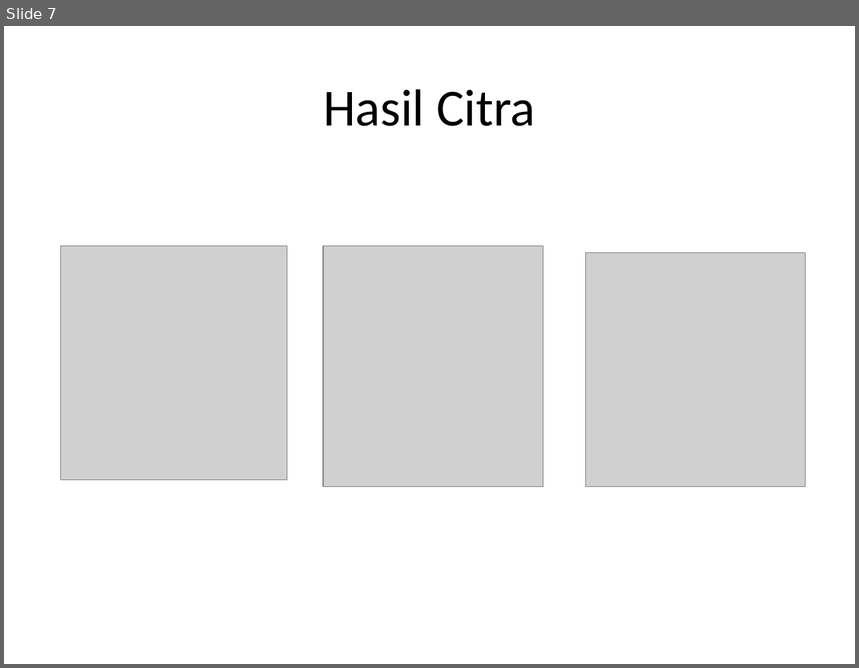
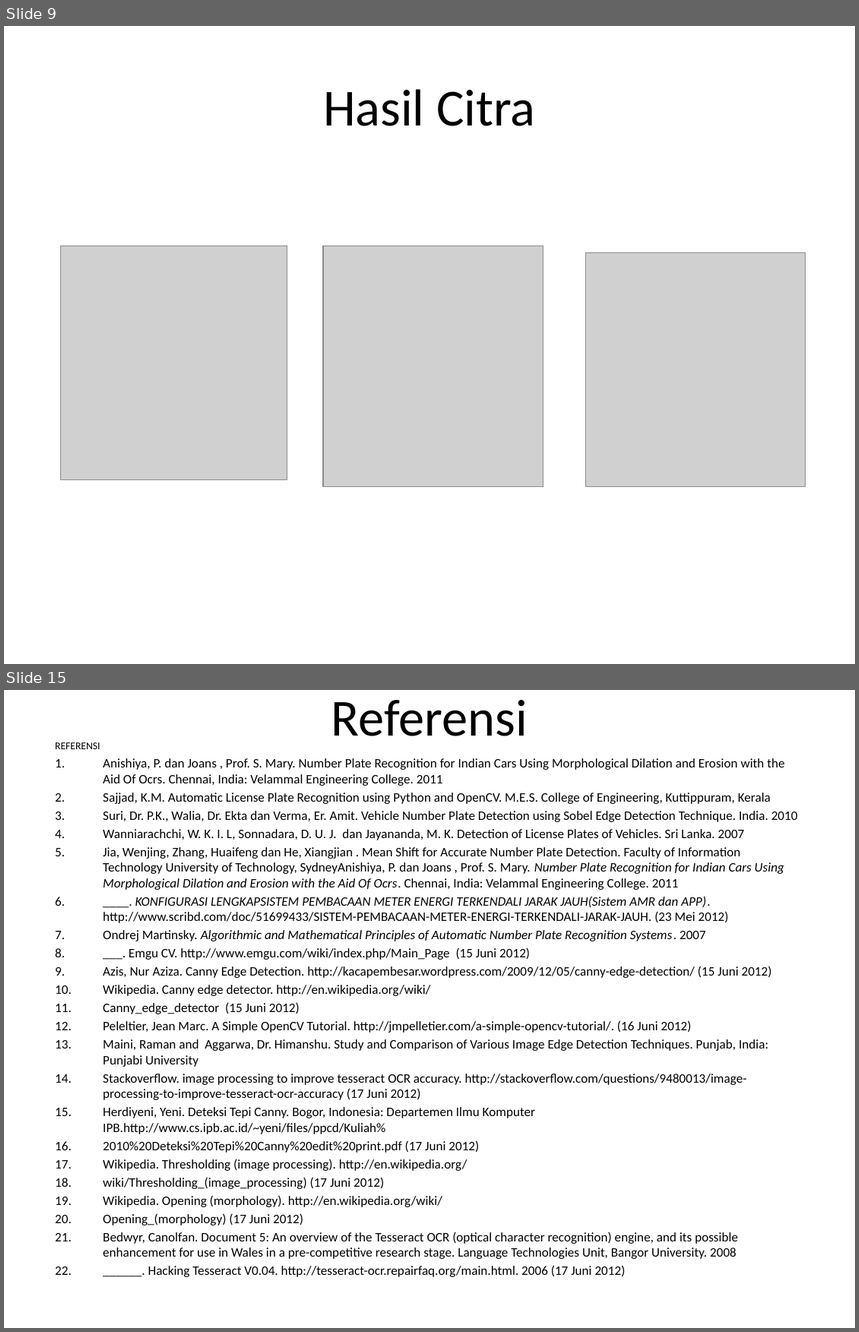
Before and after one commit to tbalci/pln-pcd, a slide deck: presentasi PCD.pptx. Shown one above the other, each under a label of ours: slide 7 before the commit, slides 9 and 15 after it; the slides between them are not shown. The pictures are 859x668 and 859x1332 pixels, drawn with LibreOffice and Linux fonts; fonts in the diff are those of the drawing; grey boxes stand for pictures. Boxes give left, top, right and bottom in pixels: in the first picture for what was removed or moved away, otherwise in the second. Text is boxed around its words. In the diff, an @@ line names an element or a change of style, - is before the commit and + after.

```diff
--- a/presentasi PCD.pptx
+++ b/presentasi PCD.pptx
@@ slide 15 added at (4,690,855,1328), background #FFFFFF @@
@@ text added at (103,700,798,1277), 11 pt, text #000000 @@
+referensi
+1. Anishiya, P. dan Joans , Prof. S. Mary. Number Plate Recognition for Indian Cars Using Morphological Dilation and Erosion with the Aid Of Ocrs. Chennai, India: Velammal Engineering College. 2011
+2. Sajjad, K.M. Automatic License Plate Recognition using Python and OpenCV. M.E.S. College of Engineering, Kuttippuram, Kerala
+3. Suri, Dr. P.K., Walia, Dr. Ekta dan Verma, Er. Amit. Vehicle Number Plate Detection using Sobel Edge Detection Technique. India. 2010
+4. Wanniarachchi, W. K. I. L, Sonnadara, D. U. J. dan Jayananda, M. K. Detection of License Plates of Vehicles. Sri Lanka. 2007
+5. Jia, Wenjing, Zhang, Huaifeng dan He, Xiangjian . Mean Shift for Accurate Number Plate Detection. Faculty of Information Technology University of Technology, SydneyAnishiya, P. dan Joans , Prof. S. Mary. Number Plate Recognition for Indian Cars Using Morphological Dilation and Erosion with the Aid Of Ocrs. Chennai, India: Velammal Engineering College. 2011
+6. ____. KONFIGURASI LENGKAPSISTEM PEMBACAAN METER ENERGI TERKENDALI JARAK JAUH(Sistem AMR dan APP). http://www.scribd.com/doc/51699433/SISTEM-PEMBACAAN-METER-ENERGI-TERKENDALI-JARAK-JAUH. (23 Mei 2012)
+7. Ondrej Martinsky. Algorithmic and Mathematical Principles of Automatic Number Plate Recognition Systems. 2007
+8. ___. Emgu CV. http://www.emgu.com/wiki/index.php/Main_Page (15 Juni 2012)
+9. Azis, Nur Aziza. Canny Edge Detection. http://kacapembesar.wordpress.com/2009/12/05/canny-edge-detection/ (15 Juni 2012)
+10. Wikipedia. Canny edge detector. http://en.wikipedia.org/wiki/
+11. Canny_edge_detector (15 Juni 2012)
+12. Peleltier, Jean Marc. A Simple OpenCV Tutorial. http://jmpelletier.com/a-simple-opencv-tutorial/. (16 Juni 2012)
+13. Maini, Raman and Aggarwa, Dr. Himanshu. Study and Comparison of Various Image Edge Detection Techniques. Punjab, India: Punjabi University
+14. Stackoverflow. image processing to improve tesseract OCR accuracy. http://stackoverflow.com/questions/9480013/image-processing-to-improve-tesseract-ocr-accuracy (17 Juni 2012)
+15. Herdiyeni, Yeni. Deteksi Tepi Canny. Bogor, Indonesia: Departemen Ilmu Komputer IPB.http://www.cs.ipb.ac.id/~yeni/files/ppcd/Kuliah%
+16. 2010%20Deteksi%20Tepi%20Canny%20edit%20print.pdf (17 Juni 2012)
+17. Wikipedia. Thresholding (image processing). http://en.wikipedia.org/
+18. wiki/Thresholding_(image_processing) (17 Juni 2012)
+19. Wikipedia. Opening (morphology). http://en.wikipedia.org/wiki/
+20. Opening_(morphology) (17 Juni 2012)
+21. Bedwyr, Canolfan. Document 5: An overview of the Tesseract OCR (optical character recognition) engine, and its possible enhancement for use in Wales in a pre-competitive research stage. Language Technologies Unit, Bangor University. 2008
+22. ______. Hacking Tesseract V0.04. http://tesseract-ocr.repairfaq.org/main.html. 2006 (17 Juni 2012)
@@ title added at (55,742,100,749), 44 pt, text #000000 @@
+Referensi
@@ what was slide 7 is now slide 9 @@
```
Also in this commit, not shown: 5 slides changed, 7 other slides added, 2 slides removed.
